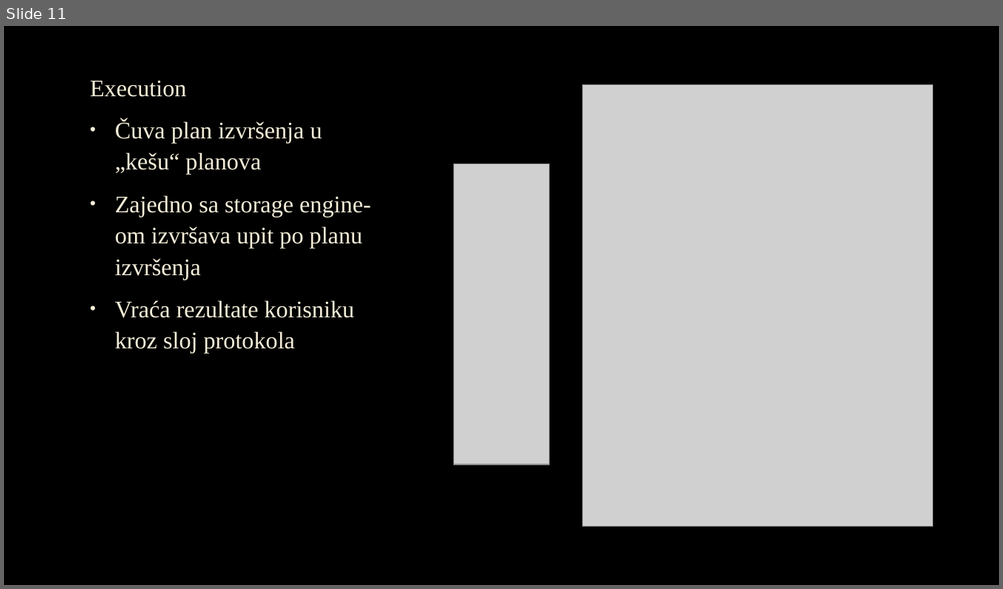
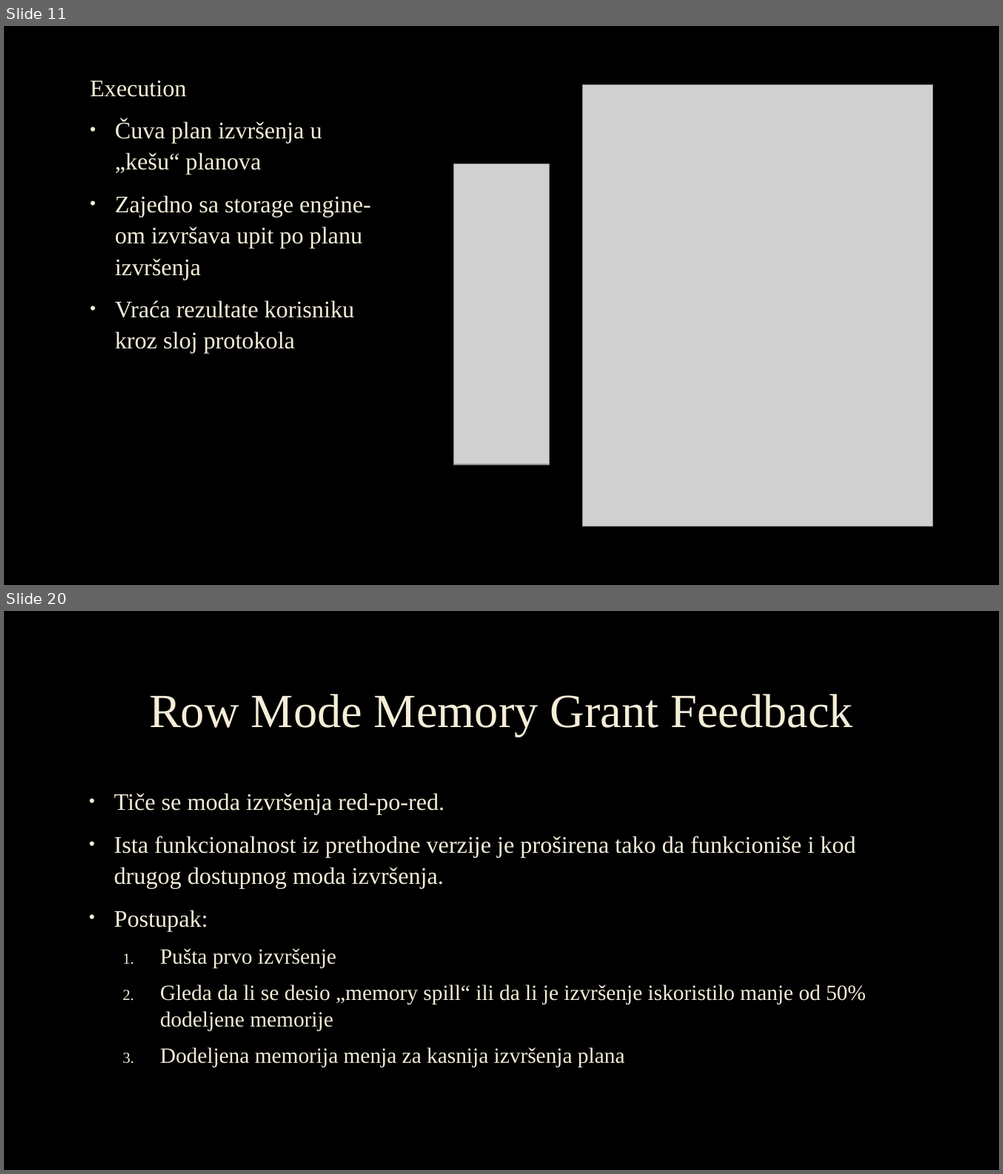
Before and after one commit to Djordje-Nikolic/AdvanceDatabaseSystemsCourse, a slide deck: Seminarski1/MS SQL Server - Obrada upita.pptx. Shown one above the other, each under a label of ours: slide 11 before the commit, slides 11 and 20 after it; the slides between them are not shown. The pictures are 1003x589 and 1003x1174 pixels, drawn with LibreOffice and Linux fonts; fonts in the diff are those of the drawing; grey boxes stand for pictures; background and template pictures are left out. Boxes give left, top, right and bottom in pixels: in the first picture for what was removed or moved away, otherwise in the second. Text is boxed around its words. In the diff, an @@ line names an element or a change of style, - is before the commit and + after.

```diff
--- a/Seminarski1/MS SQL Server - Obrada upita.pptx
+++ b/Seminarski1/MS SQL Server - Obrada upita.pptx
@@ slide 20 added at <box>4,611,999,1170</box>, background picture (left out) @@
@@ title added at <box>149,694,852,736</box>, 46 pt, text #F4EDD8 @@
+Row Mode Memory Grant Feedback
@@ text added at <box>114,793,865,1068</box>, 21 pt, text #F4EDD8 @@
+• Tiče se moda izvršenja red-po-red.
+• Ista funkcionalnost iz prethodne verzije je proširena tako da funkcioniše i kod drugog dostupnog moda izvršenja.
+• Postupak:
+  1. Pušta prvo izvršenje
+  2. Gleda da li se desio „memory spill“ ili da li je izvršenje iskoristilo manje od 50% dodeljene memorije
+  3. Dodeljena memorija menja za kasnija izvršenja plana
```
Also in this commit, not shown: 1 slide changed, 14 other slides added, 1 other file.
